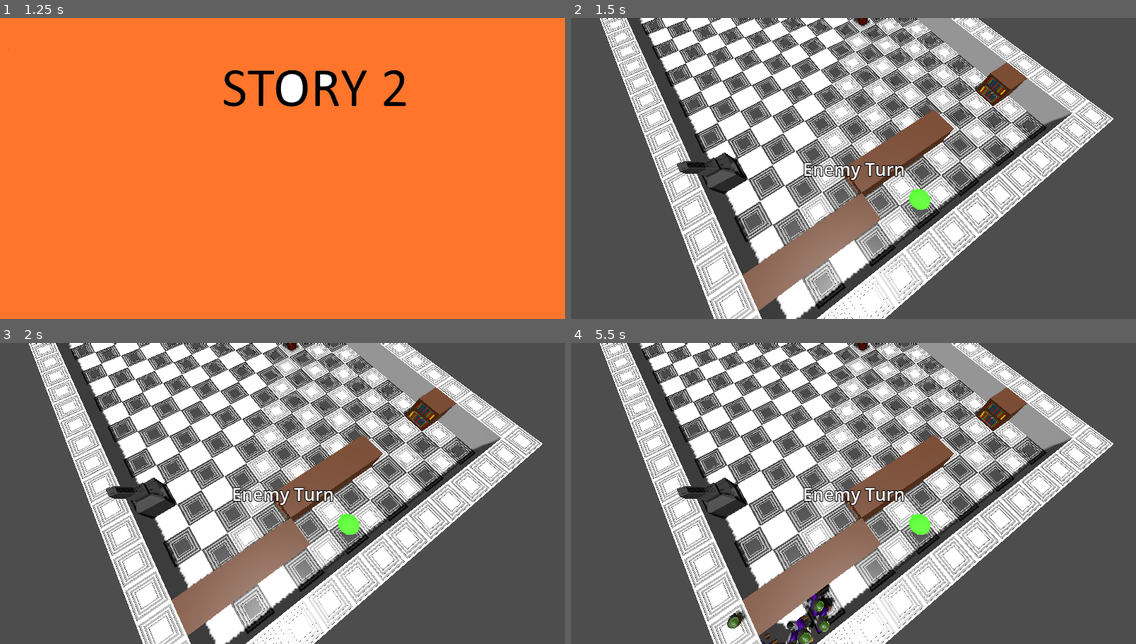
Above: before the commit, frames 1-4 (two rows, left to right).
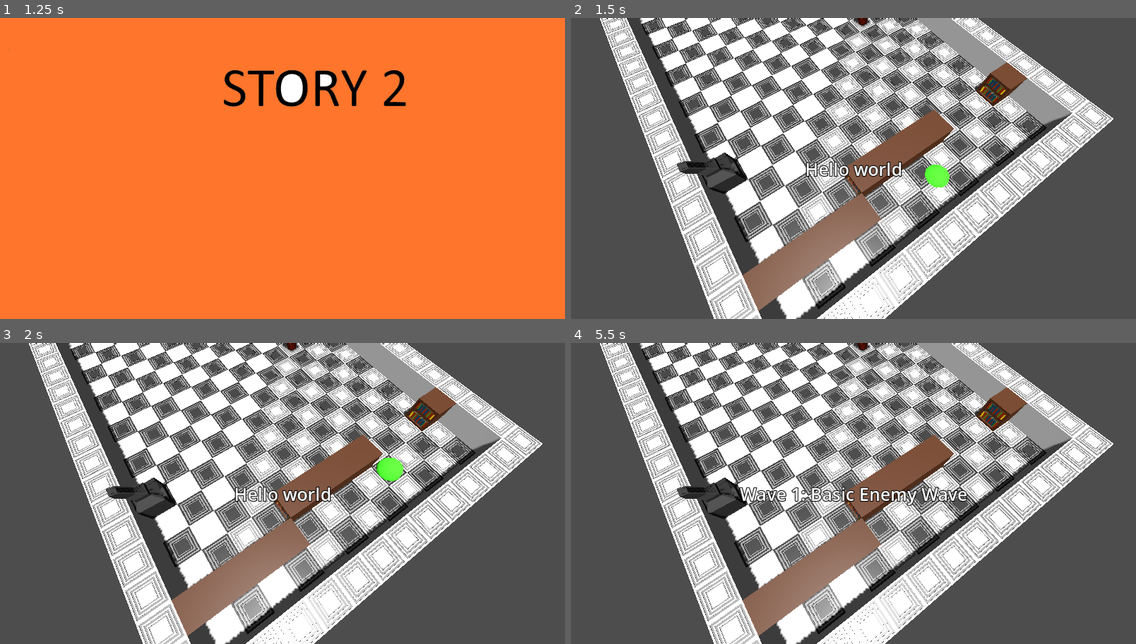
Above: after the commit, the same moments.

Repository: pinguinosod/gse_winterjam2024
Game: Godot game, scene res://main.tscn
Two runs of this game, one before a commit and one after it. Both use one fixed random seed, a clock stepped at 60 frames per second and the inputs below.
Inputs (mouse positions are in pixels of both pictures, inside the frame that each line leads up to):
- Up to frame 1 (1.25 s): tap Enter (ui_accept) at 0.5, 0.77 s; move the mouse to (406, 153) at 0.52 s; hold D (move_right) from 0.53 s (still down); tap Space (end_turn) at 0.6 s; click (406, 153) at 0.67 s
- Up to frame 2 (1.5 s): tap Enter (ui_accept) at 1.25 s; move the mouse to (740, 183) at 1.27 s; release D (move_right) at 1.28 s; hold S (move_down) from 1.28 s (still down); tap Space (end_turn) at 1.35 s
- Up to frame 3 (2 s): keep holding S (move_down); tap Enter (ui_accept) at 1.52 s
- Up to frame 4 (5.5 s): tap Enter (ui_accept) at 2, 2.75, 3.02, 3.77, 4.52 s; move the mouse to (910, 427) at 2.02 s; release S (move_down) at 2.03 s; hold D (move_right) 2.03-2.78 s; tap Space (end_turn) every 0.75 s from 2.1 to 5.1 s; move the mouse to (825, 553) at 2.77 s; hold W (move_up) 2.78-3.53 s; click (825, 553) at 2.92 s; move the mouse to (1023, 538) at 3.52 s; hold A (move_left) 3.53-5.03 s; tap F4 (DEBUG_KILL_ALL) at 4.15 s; move the mouse to (684, 448) at 4.27 s; tap F2 (DEBUG_NEXT_SCENE) at 4.9 s; move the mouse to (881, 493) at 5.02 s; hold S (move_down) from 5.03 s (still down); click (881, 493) at 5.17 s

Frame 1 is identical in both runs. In frame 2, 1.1% of the frame differs, in the area x 41-67%, y 47-64%; in frame 3, 1.1%; in frame 4, 2.5%, in the area x 27-71%, y 47-100%.
Error after the commit: Invalid assignment of property or key 'visible' with value of type 'bool' on a base object of type 'Nil'. (res://ui.gd:60)

Commit message:
3D Weapons Fixed

Diff:
--- a/scripts/enemies.gd
+++ b/scripts/enemies.gd
@@ -18,39 +18,36 @@
 
 # Called every frame. 'delta' is the elapsed time since the previous frame.
 func _process(delta: float) -> void:
-	if position.distance_to(target_position) > 0.1:
+	if position != target_position:
 		position = position.move_toward(target_position, delta)
-	if not idle and position.distance_to(target_position) <= 0.1:
+	if not idle and position == target_position:
 		idle = true
 		$countFallingDying.travel("Idle")
-	if inTurn and position.distance_to(target_position) <= 0.1:
+	if inTurn and position == target_position:
 		get_next_action()
 	pass
 
-func reached_target():
-	return target_position.x - 0.1 < position.x and position.x < target_position.x + 0.1 and target_position.z - 0.1 < position.z and position.z < target_position.z
+# calls and processes the results of get_movement and get_next_action
+func take_turn():
+	inTurn = true
+	var moveTo = get_movement()
+	# TODO change that to change the grid position actually
 
-# calls and processes the results of get_movement and get_next_action
-func take_turn(room: Room):
-	inTurn = true
-	var moveTo = get_movement(room)
-	# TODO change that to change the grid position actually
-	if moveTo.distance_to(position) > 0.1:
-		$countFallingDying.travel("Walk")
-	target_position = moveTo
+	$countFallingDying.travel("Walk")
+	target_position = moveTo + position
 	idle = false
 	AudioManager.play_sfx(step_sound)
 	pass
 
 # checks if valid and returns the grid field the enemy wants to move to
-func get_movement(room: Room):
+func get_movement():
 	# check all fields in range of the enemy, starting with the closest to the player
 	# for field in grid:
 	# check if the field is not occupied
 	# if grid.isFree(field):
 	# return field
 
-	return room.get_cell_position(position + Vector3(randf(), 0, randf()))
+	return Vector3(randf(), 0, randf()) * speed
 	pass
 
 # returns the action of the enemy for this turn
--- a/scripts/game_manager.gd
+++ b/scripts/game_manager.gd
@@ -11,10 +11,6 @@
 @export var textDisplayDurationSeconds = 5.0
 
 @export var nextWaveAlarm: AudioStream
-@export var alwaysOn: AudioStream
-
-@export var loseSound: AudioStream
-@export var winSound: AudioStream
 
 var enemyPool: Array[Enemy] = []
 var freeEnemies: Array[Enemy] = []
@@ -23,8 +19,6 @@
 var currentWave = 0
 var currentEnemyWave: EnemyWave
 var currentCombatScene: CombatScene
-
-var currentRoom: Room
 
 var timeElapsed = 0.0
 var secondsPassed = 0
@@ -41,7 +35,6 @@
 		# instance.position = Vector3(i * (-1 ** i), 0, i * (-1 ** i))
 		instance.set_process(false)
 		instance.hide()
-	currentRoom = $"../Rooms"
 	pass # Replace with function body.
 
 func load_next_scene():
@@ -50,7 +43,6 @@
 	currentCombatScene = combatScenesToRun[currentScene]
 	AudioManager.stop_bg_music()
 	AudioManager.play_bg_music(currentCombatScene.bgm)
-	AudioManager.play_bg_music(alwaysOn)
 	currentScene += 1
 	currentWave = 0
 	load_next_wave()
@@ -119,6 +111,7 @@
 	for enemy in occupiedEnemies:
 		if enemy.inTurn:
 			return true
+	playerTurn = true
 	return false
 
 # Called every frame. 'delta' is the elapsed time since the previous frame.
@@ -127,11 +120,8 @@
 		if not playerTurn:
 			#if not is_wave_active():
 			#	load_next_wave()
-			showText("Enemy Turn")
 			for enemy in occupiedEnemies:
-				enemy.take_turn(currentRoom)
-		playerTurn = true
-	check_win()
+				enemy.take_turn()
 	timeElapsed += delta
 	if timeElapsed > 1:
 		secondsPassed += 1
@@ -140,20 +130,11 @@
 		secondsPassed = 0
 		textDisplay.hide()
 
-func check_win():
-	for enemy in occupiedEnemies:
-		if enemy.position.distance_to($"../Player".position) <= 0.1:
-			showText("You lose!")
-			AudioManager.stop_bg_music()
-			AudioManager.play_sfx(loseSound)
-			currentScene = 0
-			clear_enemies()
-
 func _input(event: InputEvent) -> void:
-	if Input.is_action_just_pressed("end_turn") and not enemyTurn():
+	if Input.is_action_just_pressed("end_turn") and playerTurn:
 		playerTurn = false
-	if Input.is_action_just_pressed("DEBUG_KILL_ALL") and not enemyTurn():
+	if Input.is_action_just_pressed("DEBUG_KILL_ALL") and playerTurn:
 		clear_enemies()
-	if Input.is_action_just_pressed("DEBUG_NEXT_SCENE") and not enemyTurn():
+	if Input.is_action_just_pressed("DEBUG_NEXT_SCENE") and playerTurn:
 		clear_enemies()
 		load_next_scene()
--- a/scripts/player.gd
+++ b/scripts/player.gd
@@ -3,18 +3,11 @@
 var target_position: Vector3 = Vector3.ZERO
 var speed: float = 10.0
 
-var game_manager: GameManager
-
 # Called when the node enters the scene tree for the first time.
 func _ready() -> void:
-	game_manager = $"../GameManager"
 	pass
 
 # Called every frame. 'delta' is the elapsed time since the previous frame.
 func _process(delta: float) -> void:
-	# Disable movement if it's the enemies turn
-	if game_manager:
-		if game_manager.enemyTurn():
-			target_position = position
 	if position != target_position:
 		position = position.move_toward(target_position, speed * delta)
--- a/ui.gd
+++ b/ui.gd
@@ -57,9 +57,8 @@
 
 		texture_rect = $TextureRect_3
 		_play_audio_new_slide()
-		if label:
-			label.visible = true
-		_go_into_game()
+		label.visible = true
+
 
 	texture_rect.visible = true
 
